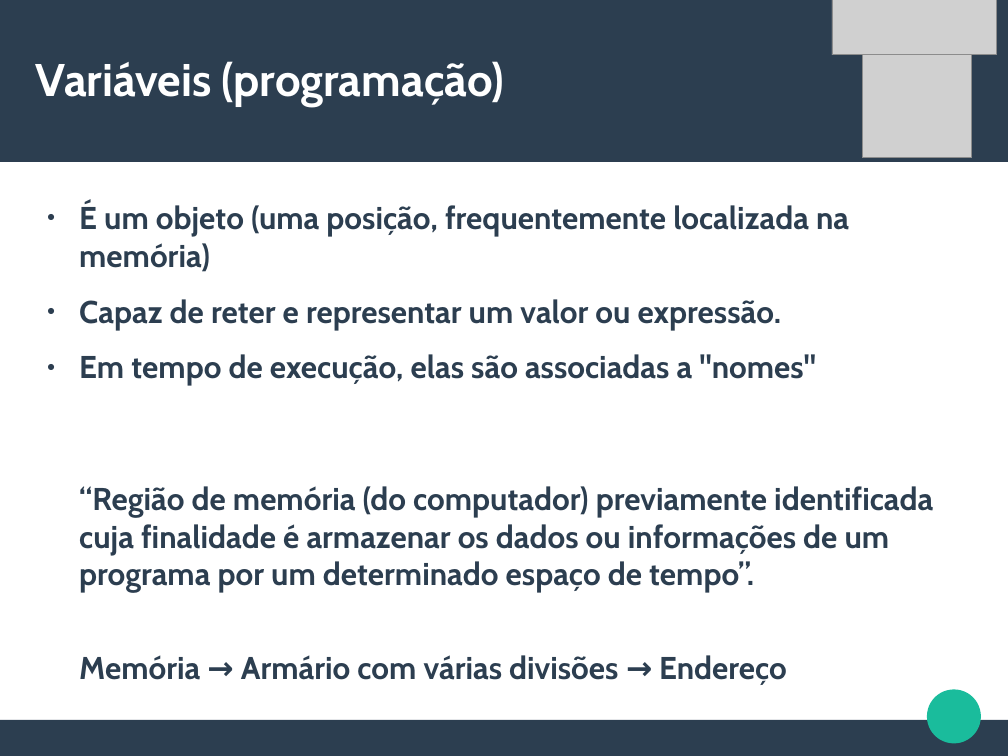
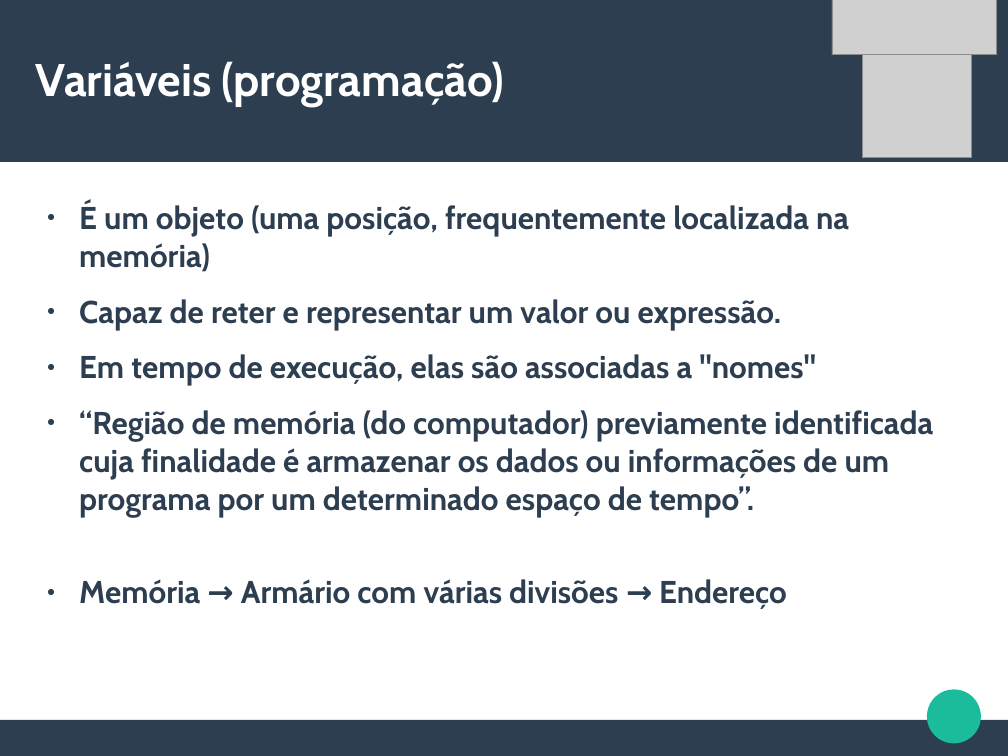
Before and after one commit to CalicoUFSC/minicurso-python, a slide deck: slide 3 of Aula1/Aula1.odp. Drawn at 1008x756 pixels with LibreOffice and Linux fonts; fonts in the diff are those of the drawing; grey boxes stand for pictures. Boxes give left, top, right and bottom in pixels: in the first picture for what was removed or moved away, otherwise in the second. Text is boxed around its words. In the diff, an @@ line names an element or a change of style, - is before the commit and + after.

```diff
--- a/Aula1/Aula1.odp
+++ b/Aula1/Aula1.odp
@@ text at <box>79,410,933,609</box>: bullet none to ● @@
```
Also in this commit, not shown: 7 other slides changed, 2 slides removed, 2 other files.
